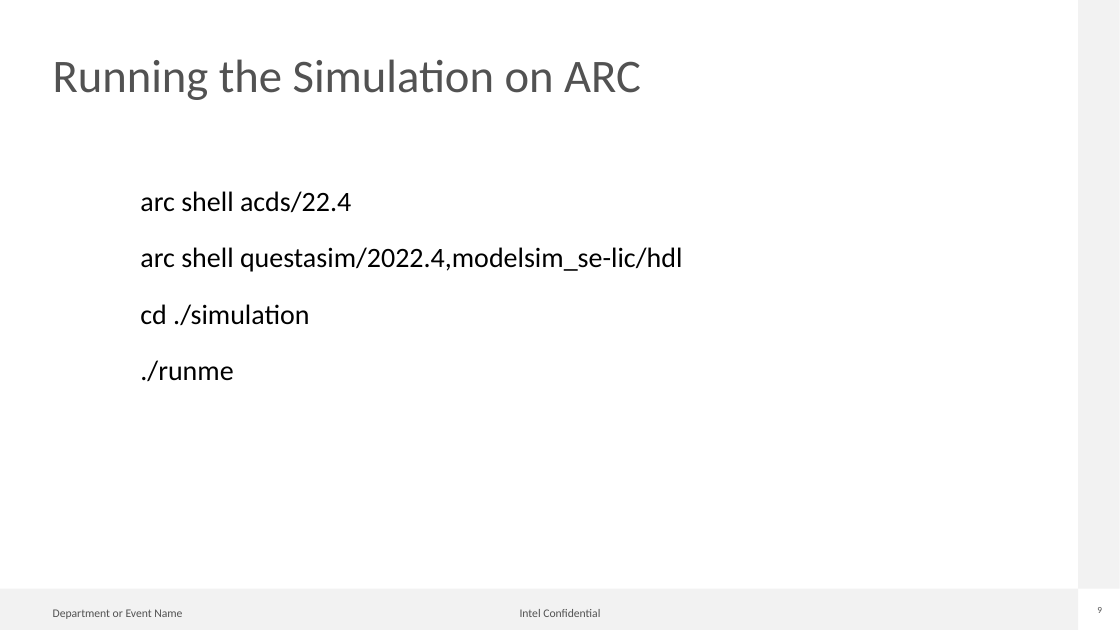
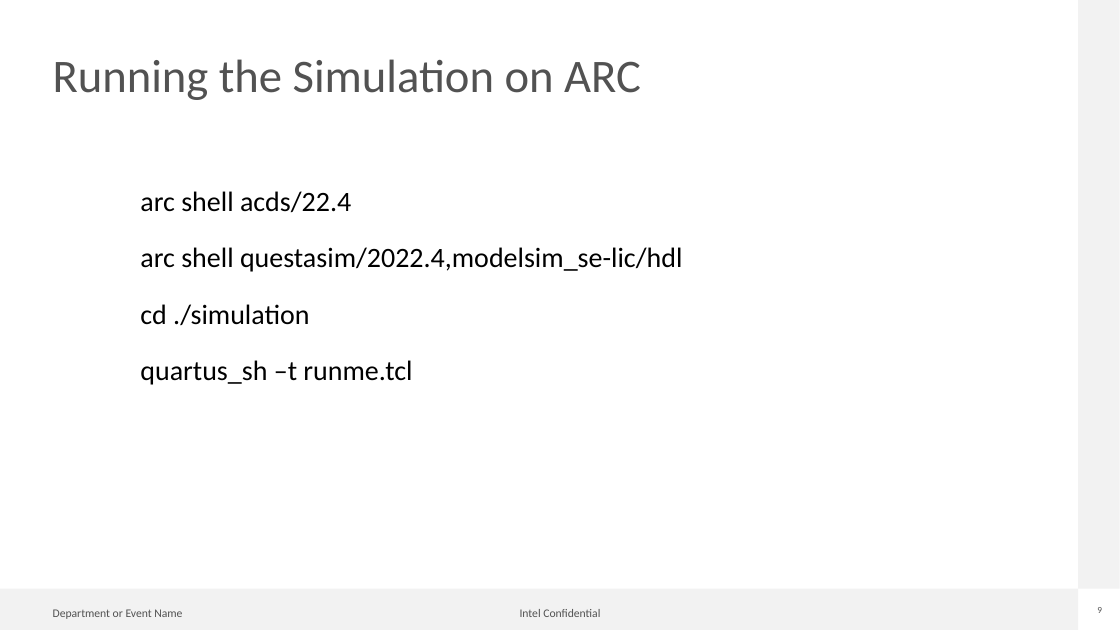
Before and after one commit to kevweldon/HBM2e_AXI_BFM_Simulation, a slide deck: slide 9 of HBM2e Simulation Using an AXI BFM.pptx. Drawn at 1120x630 pixels with LibreOffice and Linux fonts; fonts in the diff are those of the drawing; background and template pictures are left out. Boxes give left, top, right and bottom in pixels: in the first picture for what was removed or moved away, otherwise in the second. Text is boxed around its words. In the diff, an @@ line names an element or a change of style, - is before the commit and + after.

```diff
--- a/HBM2e Simulation Using an AXI BFM.pptx
+++ b/HBM2e Simulation Using an AXI BFM.pptx
@@ text at [140, 360, 412, 385]: text changed @@
-./runme
+quartus_sh –t runme.tcl
```
Also in this commit, not shown: 2 other files.
